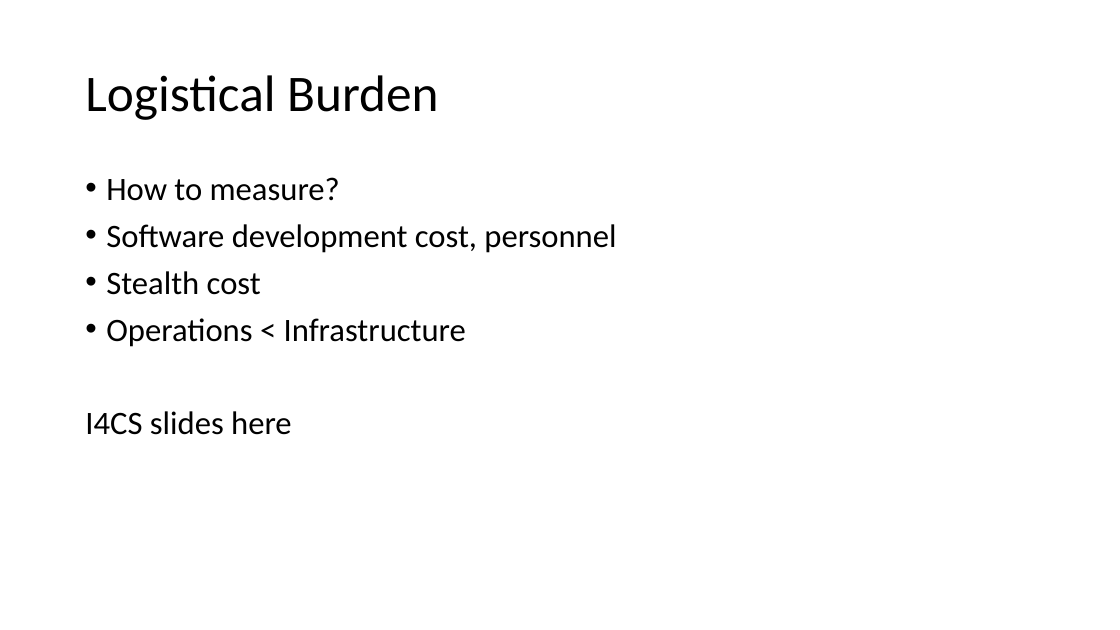
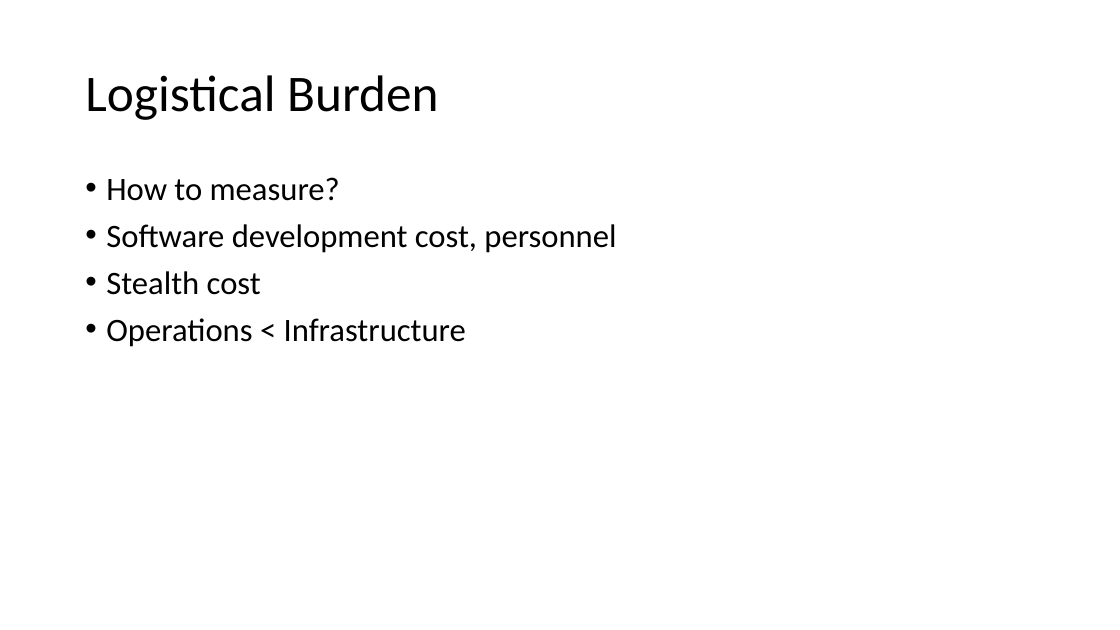
Before and after one commit to pinkflawd/IoCannon, a slide deck: slide 6 of draft.pptx (slide 7 before the commit). Drawn at 1120x630 pixels with LibreOffice and Linux fonts; fonts in the diff are those of the drawing. Boxes give left, top, right and bottom in pixels: in the first picture for what was removed or moved away, otherwise in the second. Text is boxed around its words. In the diff, an @@ line names an element or a change of style, - is before the commit and + after.

```diff
--- a/draft.pptx
+++ b/draft.pptx
@@ text at (85,411,292,435): paragraph removed @@
-I4CS slides here
```
Also in this commit, not shown: 5 other slides changed, 9 slides added, 5 slides removed.
